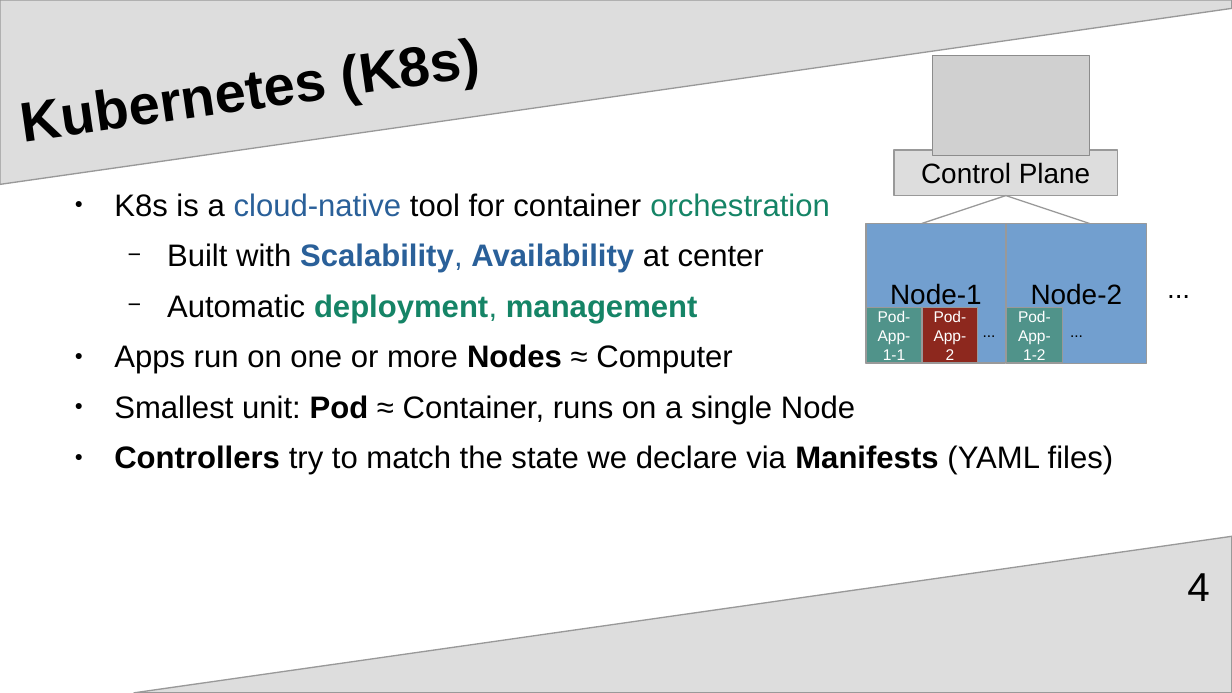
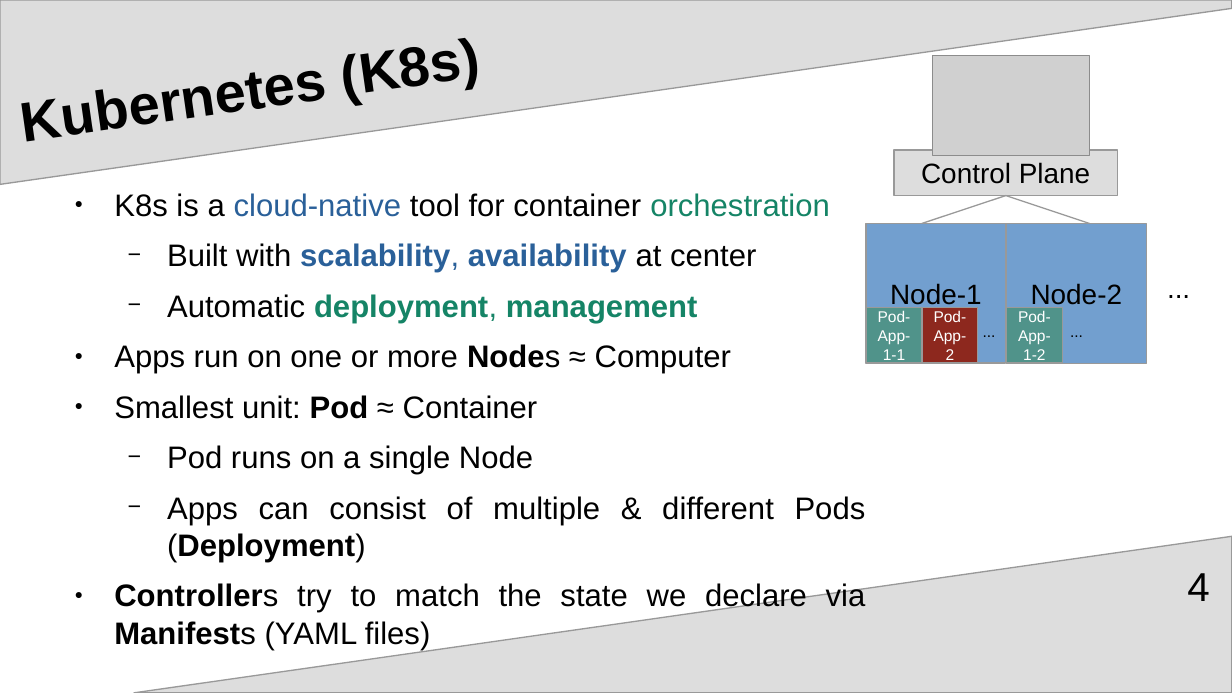
Before and after one commit to upart/cabinops, a slide deck: slide 4 of documentation/Introduction.odp. Drawn at 1232x693 pixels with LibreOffice and Linux fonts; fonts in the diff are those of the drawing; grey boxes stand for pictures. Boxes give left, top, right and bottom in pixels: in the first picture for what was removed or moved away, otherwise in the second. Text is boxed around its words. In the diff, an @@ line names an element or a change of style, - is before the commit and + after.

Commit message:
add sections on pods, deployments, services

```diff
--- a/documentation/Introduction.odp
+++ b/documentation/Introduction.odp
@@ text at (167, 243, 756, 273): text changed @@
-  − Built with Scalability, Availability at center
+  − Built with scalability, availability at center
@@ text at (114, 344, 866, 650): bold off in "Nodes", "Controllers Manifests" @@
@@ text at (114, 395, 866, 562): text changed @@
-● Smallest unit: Pod ≈ Container, runs on a single Node
+● Smallest unit: Pod ≈ Container
+  − Pod runs on a single Node
+  − Apps can consist of multiple & different Pods (Deployment)
```
Also in this commit, not shown: 1 other slide changed, 4 slides added, 6 other files.
